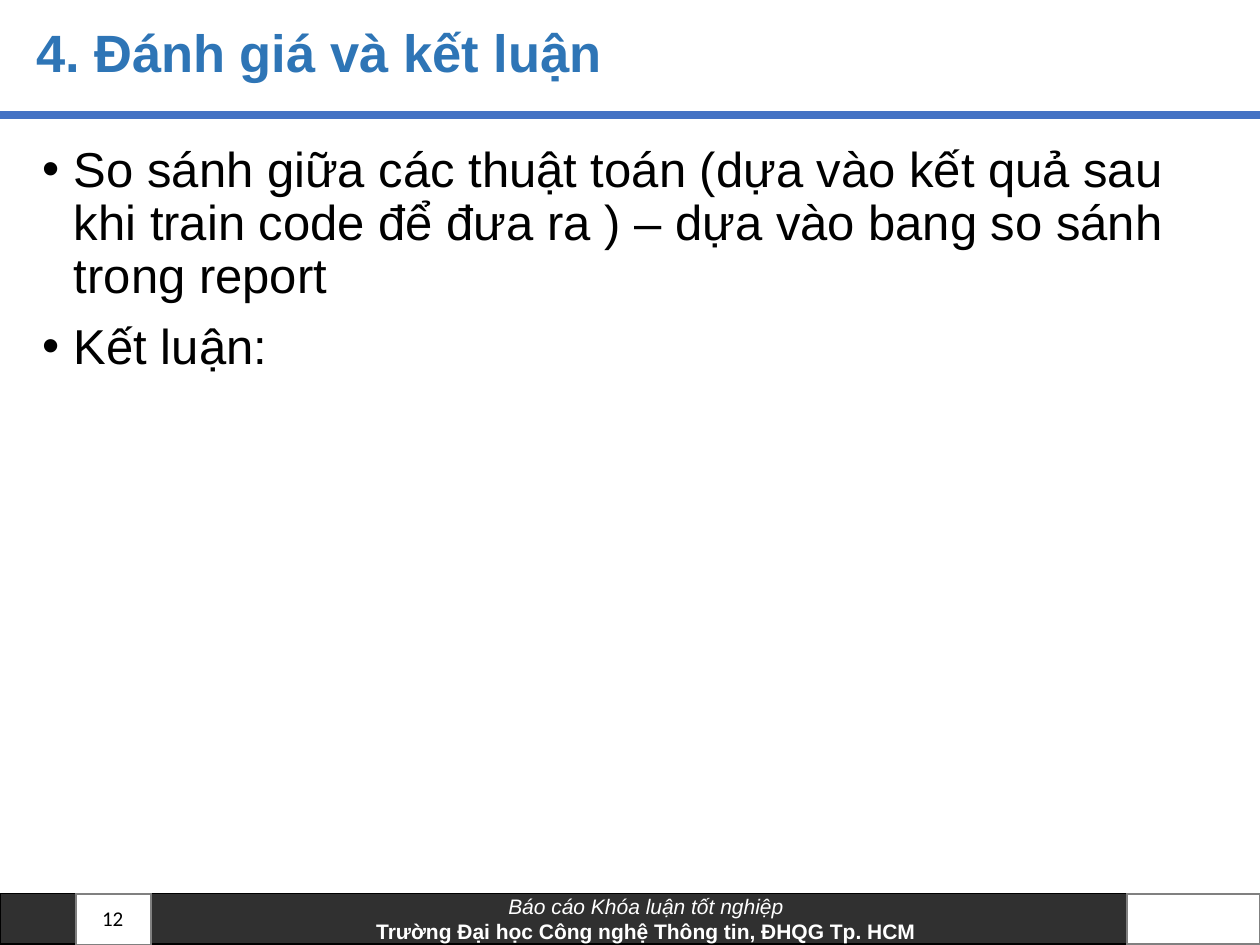
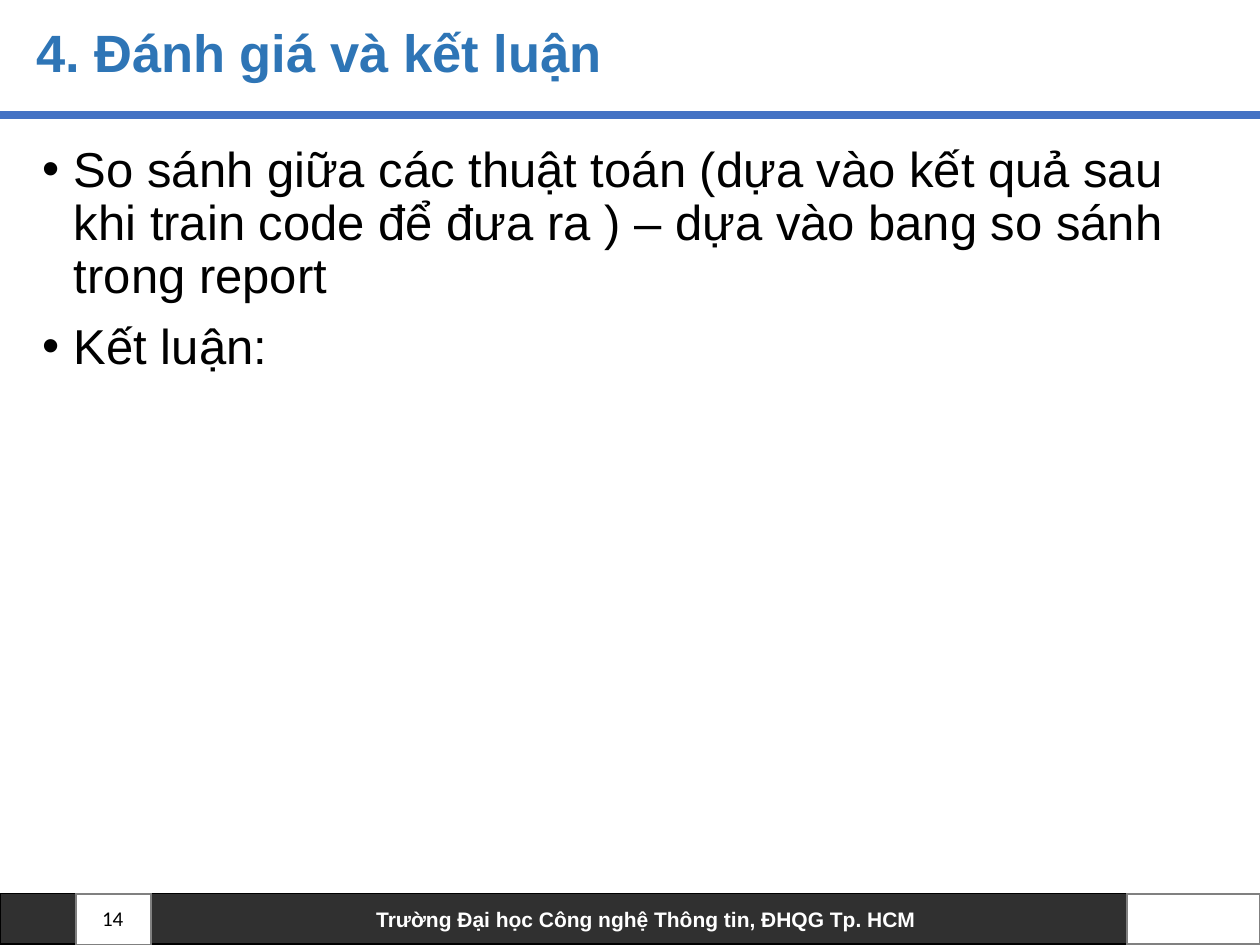
Before and after one commit to truclb/AnToanHeThongTin, a slide deck: slide 14 of FederatedLearning.pptx (slide 12 before the commit). Drawn at 1260x945 pixels with LibreOffice and Linux fonts; fonts in the diff are those of the drawing; background and template pictures are left out. Boxes give left, top, right and bottom in pixels: in the first picture for what was removed or moved away, otherwise in the second. Text is boxed around its words. In the diff, an @@ line names an element or a change of style, - is before the commit and + after.

```diff
--- a/FederatedLearning.pptx
+++ b/FederatedLearning.pptx
@@ text in rectangle at bbox=[508, 898, 783, 919]: paragraph removed @@
-Báo cáo Khóa luận tốt nghiệp
@@ page number at bbox=[102, 912, 123, 926]: text changed @@
-12
+14
```
Also in this commit, not shown: 11 other slides changed, 3 slides added.
